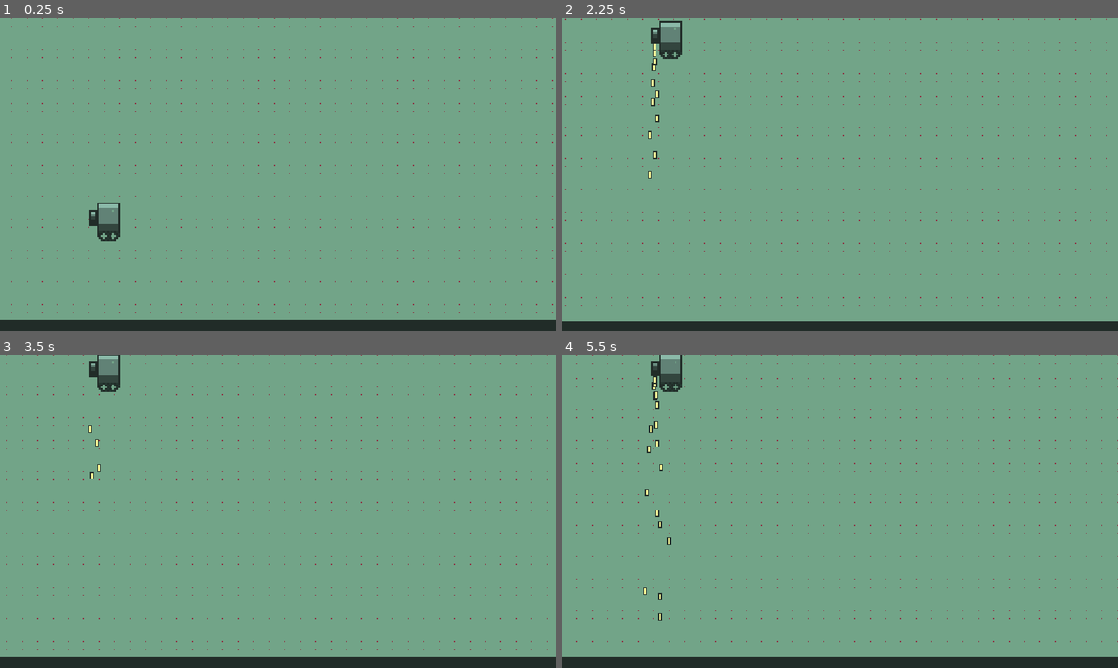
Above: before the commit, frames 1-4 (two rows, left to right).
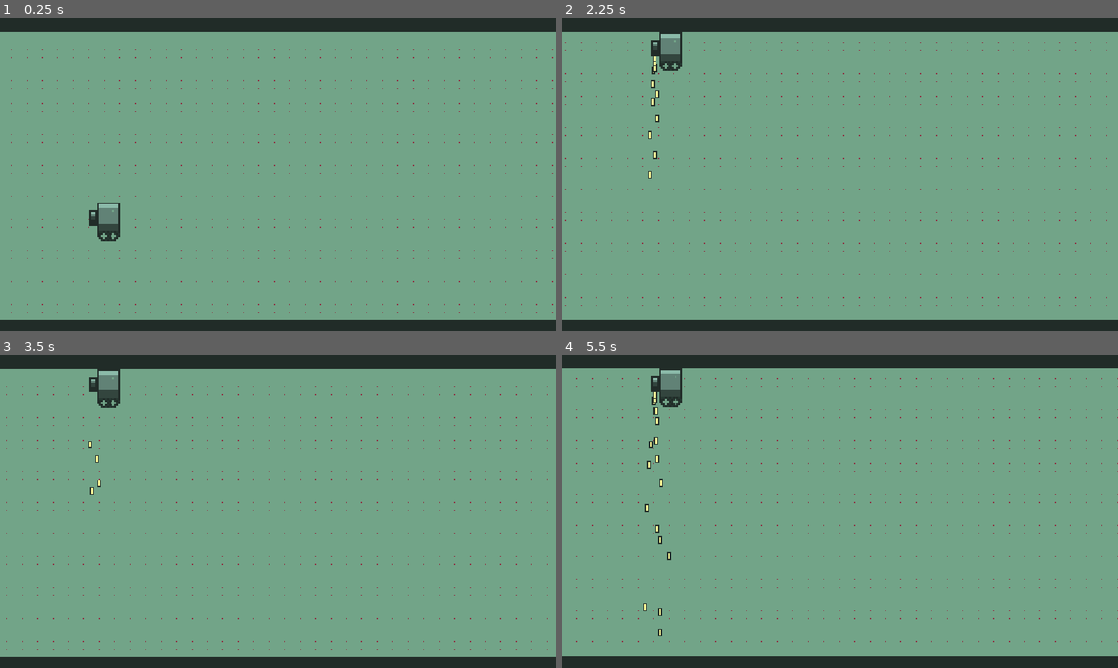
Above: after the commit, the same moments.

Repository: EmilBabazade/jetpack-sad-ride
Game: Godot game, scene res://scenes/main/main.tscn
Two runs of this game, one before a commit and one after it. Both use one fixed random seed, a clock stepped at 60 frames per second and the inputs below.
Inputs:
- Up to frame 1 (0.25 s): no input
- Up to frame 2 (2.25 s): hold Space (jump) 0.53-1.28 s; tap Space (jump) at 1.35, 1.52, 1.82 s; hold Space (jump) from 2.03 s (still down)
- Up to frame 3 (3.5 s): release Space (jump) at 2.78 s; tap Space (jump) at 2.85, 3.02, 3.32 s
- Up to frame 4 (5.5 s): hold Space (jump) 3.53-4.28 s; tap Space (jump) at 4.35, 4.52, 4.82 s; hold Space (jump) from 5.03 s (still down)

The runs differ from the first frame. In frame 1, 4.4% of the frame differs, in the area x 0-100%, y 0-5%; in frame 2, 5.3%; in frame 3, 5.1%; in frame 4, 5.4%, in the area x 0-100%, y 0-97%.

Commit message:
screen shake when player collides with the ground

Diff:
--- a/project.godot
+++ b/project.godot
@@ -45,6 +45,7 @@
 
 2d_physics/layer_1="player"
 2d_physics/layer_2="environment"
+2d_physics/layer_3="ground"
 
 [physics]
 
--- a/scenes/main/camera_2d.gd
+++ b/scenes/main/camera_2d.gd
@@ -1,4 +1,5 @@
 extends Camera2D
+class_name Camera
 
 @export var shake_stregth := 2.0
 
@@ -8,3 +9,11 @@
 		offset.y = randf_range(-shake_stregth, shake_stregth)
 	else:
 		offset = Vector2(0, 0)
+
+func shake_down(strength: float = 2.0) -> void:
+	var shake_tween := create_tween()
+	var rnd_offset := Vector2(randf_range(-strength, strength), strength)
+	shake_tween.tween_property(self, "offset", rnd_offset, 0.1)
+	rnd_offset = Vector2(randf_range(-strength, strength), -strength)
+	shake_tween.tween_property(self, "offset", rnd_offset, 0.1)
+	shake_tween.tween_property(self, "offset", Vector2.ZERO, 0.1)
--- /dev/null
+++ b/scenes/main/main.gd
@@ -0,0 +1 @@
+extends Node2D
--- a/scenes/main/main.tscn
+++ b/scenes/main/main.tscn
@@ -1,5 +1,6 @@
 [gd_scene format=3 uid="uid://b8x21ohwyh4vh"]
 
+[ext_resource type="Script" uid="uid://batdwso1trfub" path="res://scenes/main/main.gd" id="1_6q06x"]
 [ext_resource type="PackedScene" uid="uid://bosg0um75was" path="res://scenes/player/player.tscn" id="1_hyk8p"]
 [ext_resource type="PackedScene" uid="uid://bl57t31she8tv" path="res://scenes/ground/ground.tscn" id="2_iuonh"]
 [ext_resource type="Texture2D" uid="uid://b2ufdrtvd4hrw" path="res://graphics/background/background.png" id="3_k2fmo"]
@@ -8,7 +9,11 @@
 [sub_resource type="OccluderPolygon2D" id="OccluderPolygon2D_l3cfh"]
 polygon = PackedVector2Array(-146, 6, 177, 7, 173, -27, -146, -25)
 
+[sub_resource type="RectangleShape2D" id="RectangleShape2D_l3cfh"]
+size = Vector2(254, 6)
+
 [node name="Main" type="Node2D" unique_id=1016884313]
+script = ExtResource("1_6q06x")
 
 [node name="background" type="Node2D" parent="." unique_id=1362348695]
 
@@ -21,16 +26,19 @@
 position = Vector2(554, 308)
 texture = ExtResource("3_k2fmo")
 
-[node name="Player" parent="." unique_id=742057667 instance=ExtResource("1_hyk8p")]
+[node name="Player" parent="." unique_id=742057667 node_paths=PackedStringArray("camera") instance=ExtResource("1_hyk8p")]
 position = Vector2(225, 380)
+camera = NodePath("../Camera2D")
 
 [node name="Ground" parent="." unique_id=1460966692 instance=ExtResource("2_iuonh")]
-position = Vector2(554, 644)
-scale = Vector2(49.72, 1)
+position = Vector2(554, 707)
+scale = Vector2(49.72, 5.0400014)
+collision_layer = 4
 
 [node name="Ground2" parent="." unique_id=403999238 instance=ExtResource("2_iuonh")]
-position = Vector2(554, -18)
-scale = Vector2(49.72, 1)
+position = Vector2(570, -76)
+scale = Vector2(49.72, 6.64)
+collision_layer = 4
 
 [node name="Camera2D" type="Camera2D" parent="." unique_id=1320151900]
 position = Vector2(576, 326)
@@ -39,3 +47,12 @@
 [node name="LightOccluder2D" type="LightOccluder2D" parent="." unique_id=106572156]
 position = Vector2(226, 649)
 occluder = SubResource("OccluderPolygon2D_l3cfh")
+
+[node name="PlayerFallDetector" type="Area2D" parent="." unique_id=2029747448]
+position = Vector2(225, 628)
+collision_layer = 2
+
+[node name="CollisionShape2D" type="CollisionShape2D" parent="PlayerFallDetector" unique_id=1818089728]
+shape = SubResource("RectangleShape2D_l3cfh")
+
+[connection signal="body_entered" from="PlayerFallDetector" to="Player" method="_on_player_fall_detector_body_entered"]
--- a/scenes/player/player.gd
+++ b/scenes/player/player.gd
@@ -7,6 +7,9 @@
 var jump := 300.0
 @onready var animation_player: AnimationPlayer = $AnimationPlayer
 @onready var bullet_particles: GPUParticles2D = $BulletParticles
+@export var camera: Camera
+@onready var ray_cast: RayCast2D = $GroundDetector
+var last_dist_ground := 0.0
 
 func _physics_process(delta: float) -> void:
 	# jump
@@ -16,8 +19,12 @@
 		jump = move_toward(jump, max_jump, delta * 300)
 	else:
 		jump = init_jump
-	print(jump)
 	bullet_particles.emitting = is_jumping
+
+	# use distance to ground to shake screen when player falls
+	if Input.is_action_just_released("jump"):
+		var point := ray_cast.get_collision_point()
+		last_dist_ground = global_position.y - point.y
 
 	# gravity
 	velocity.y += gravity
@@ -29,3 +36,8 @@
 		animation_player.play("RESET")
 
 	move_and_slide()
+
+
+func _on_player_fall_detector_body_entered(body: Node2D) -> void:
+	print(last_dist_ground)
+	camera.shake_down(last_dist_ground / 100)
--- a/scenes/player/player.tscn
+++ b/scenes/player/player.tscn
@@ -78,7 +78,7 @@
 attractor_interaction_enabled = false
 
 [node name="Player" type="CharacterBody2D" unique_id=742057667]
-collision_mask = 2
+collision_mask = 6
 script = ExtResource("1_dovo2")
 
 [node name="Sprite2D" type="Sprite2D" parent="." unique_id=1570348243]
@@ -111,3 +111,7 @@
 texture = ExtResource("5_p47bc")
 lifetime = 0.5
 process_material = SubResource("ParticleProcessMaterial_gmlin")
+
+[node name="GroundDetector" type="RayCast2D" parent="." unique_id=814714966]
+target_position = Vector2(3, 720)
+collision_mask = 4
Not shown, added: scenes/main/main.gd.uid
